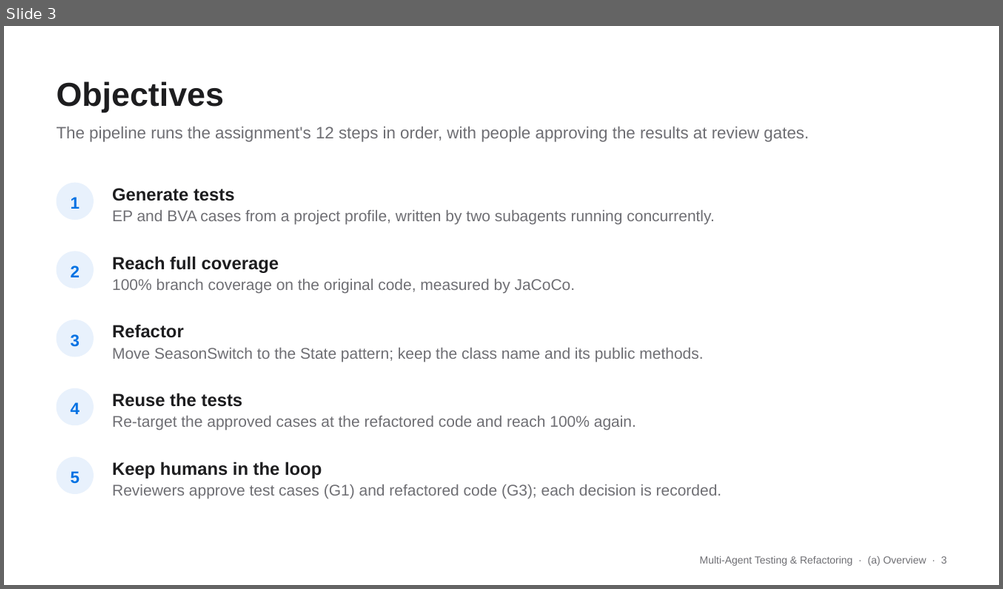
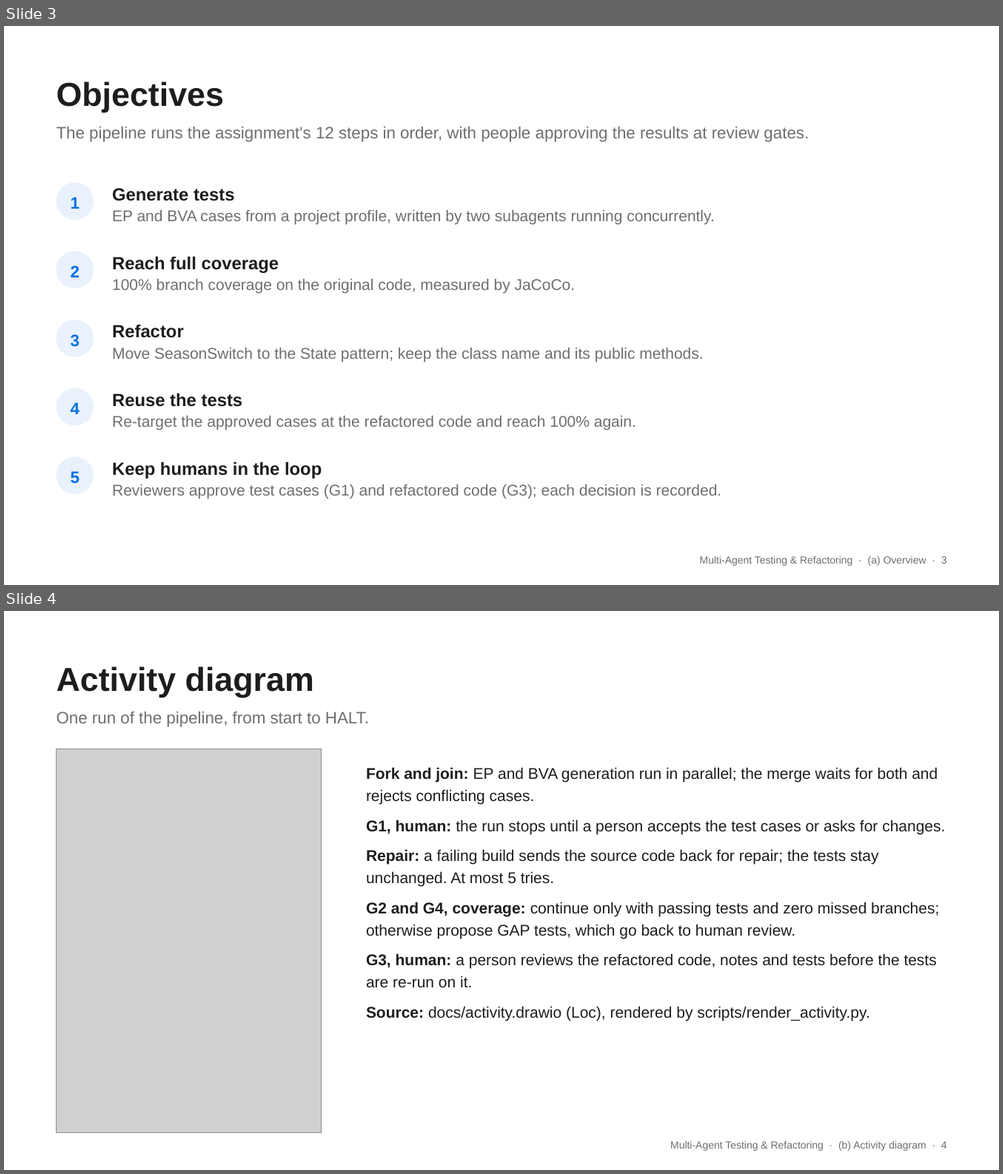
Before and after one commit to JordanTaylorGit/CSE-4392-Multi-Agent-System, a slide deck: slides/team3.pptx. Shown one above the other, each under a label of ours: slide 3 before the commit, slides 3 and 4 after it. The pictures are 1003x589 and 1003x1174 pixels, drawn with LibreOffice and Linux fonts; fonts in the diff are those of the drawing; grey boxes stand for pictures. Boxes give left, top, right and bottom in pixels: in the first picture for what was removed or moved away, otherwise in the second. Text is boxed around its words. In the diff, an @@ line names an element or a change of style, - is before the commit and + after.

```diff
--- a/slides/team3.pptx
+++ b/slides/team3.pptx
@@ slide 4 added at bbox=[4, 611, 999, 1170], background #FFFFFF @@
@@ text added at bbox=[57, 667, 314, 698], 32 pt, text #1D1D1F, bold @@
+Activity diagram
@@ text added at bbox=[57, 712, 369, 727], 16 pt, text #6E6E73 @@
+One run of the pipeline, from start to HALT.
@@ picture added at bbox=[57, 749, 321, 1133] @@
@@ text added at bbox=[366, 767, 945, 1021], 15 pt, text #1D1D1F @@
+Fork and join: EP and BVA generation run in parallel; the merge waits for both and rejects conflicting cases.
+G1, human: the run stops until a person accepts the test cases or asks for changes.
+Repair: a failing build sends the source code back for repair; the tests stay unchanged. At most 5 tries.
+G2 and G4, coverage: continue only with passing tests and zero missed branches; otherwise propose GAP tests, which go back to human review.
+G3, human: a person reviews the refactored code, notes and tests before the tests are re-run on it.
+Source: docs/activity.drawio (Loc), rendered by scripts/render_activity.py.
@@ text added at bbox=[670, 1142, 947, 1151], 10 pt, text #6E6E73 @@
+Multi-Agent Testing & Refactoring · (b) Activity diagram · 4
```
Also in this commit, not shown: 1 slide removed.
